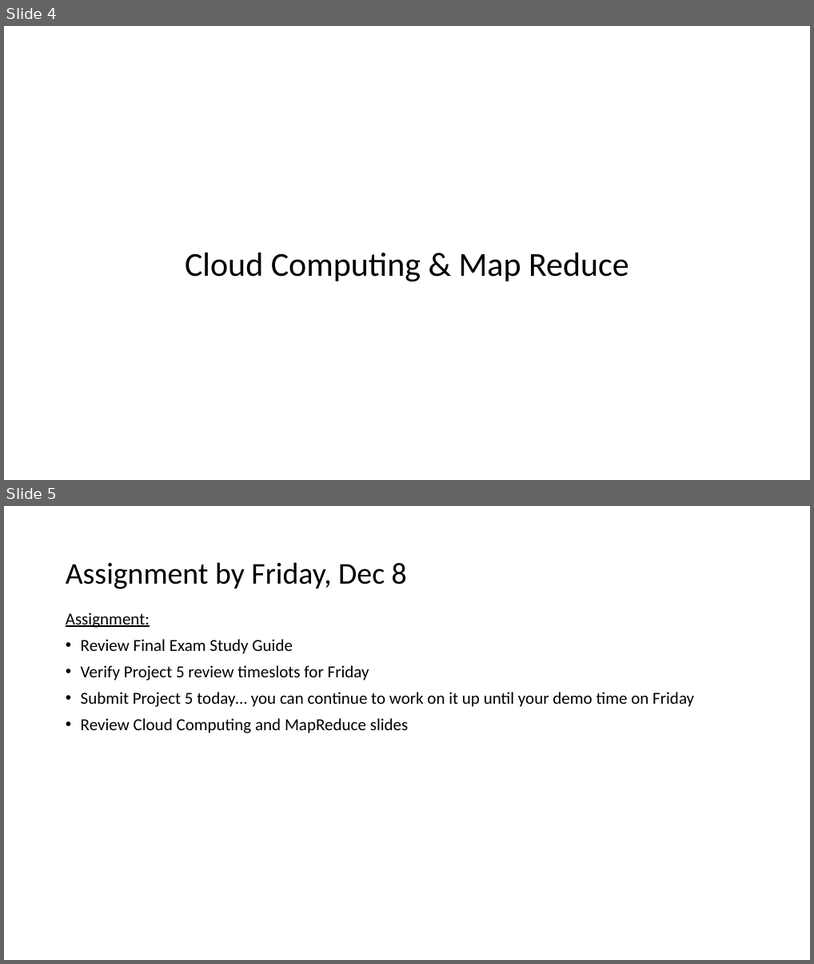
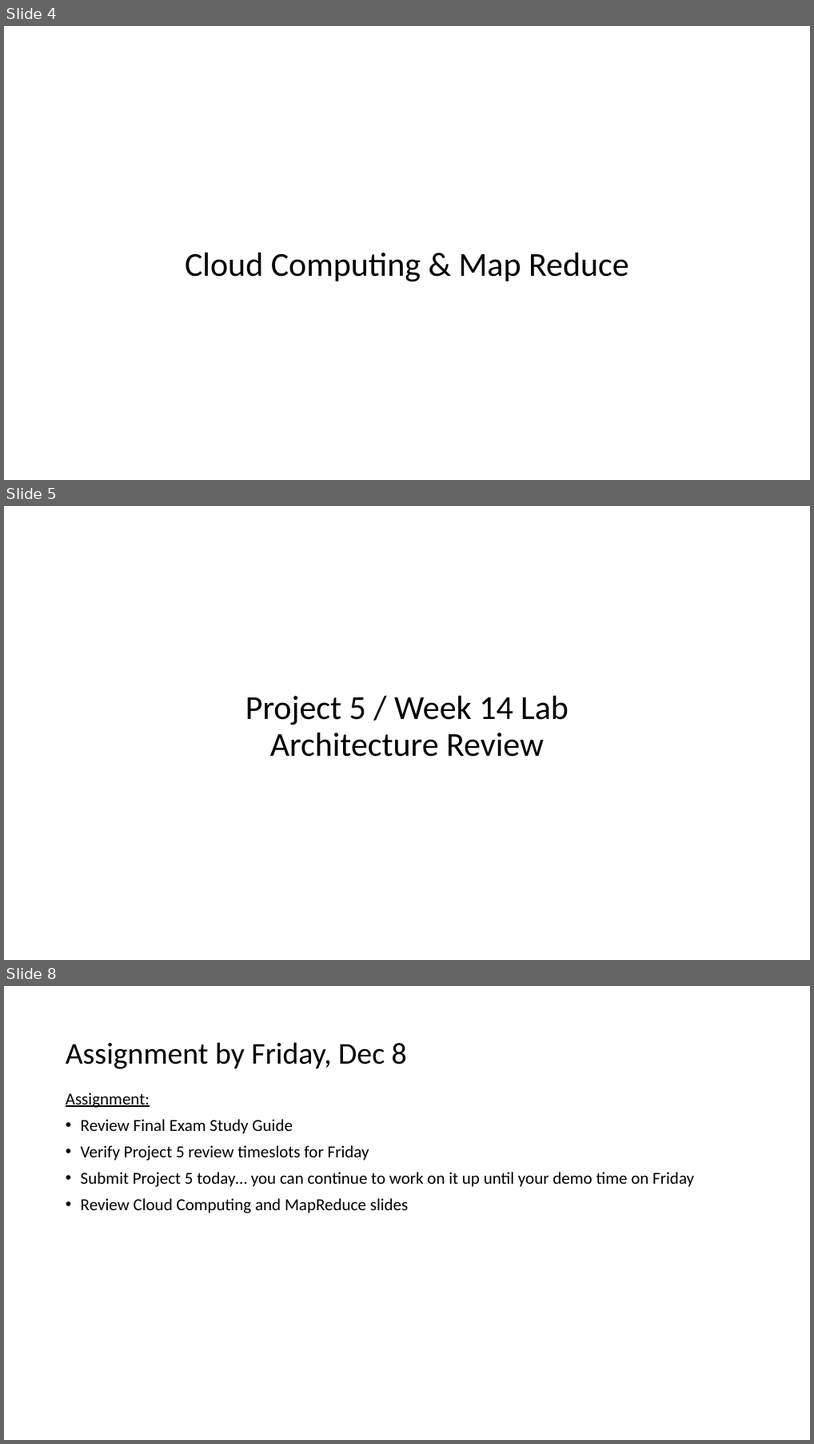
Before and after one commit to EricJPogue/www-epogue-info, a slide deck: CPSC-24700/Presentations/session-40.pptx. Shown one above the other, each under a label of ours: slides 4 and 5 before the commit, slides 4, 5 and 8 after it; the slides between them are not shown. The pictures are 814x964 and 814x1444 pixels, drawn with LibreOffice and Linux fonts; fonts in the diff are those of the drawing. Boxes give left, top, right and bottom in pixels: in the first picture for what was removed or moved away, otherwise in the second. Text is boxed around its words. In the diff, an @@ line names an element or a change of style, - is before the commit and + after.

```diff
--- a/CPSC-24700/Presentations/session-40.pptx
+++ b/CPSC-24700/Presentations/session-40.pptx
@@ slide 5 added at bbox=[4, 506, 810, 960], background #FFFFFF @@
@@ title added at bbox=[246, 696, 569, 756], 40 pt, text #000000 @@
+Project 5 / Week 14 Lab
+Architecture Review
@@ what was slide 5 is now slide 8 @@
```
Also in this commit, not shown: 1 slide changed, 2 other slides added, 3 other files.
